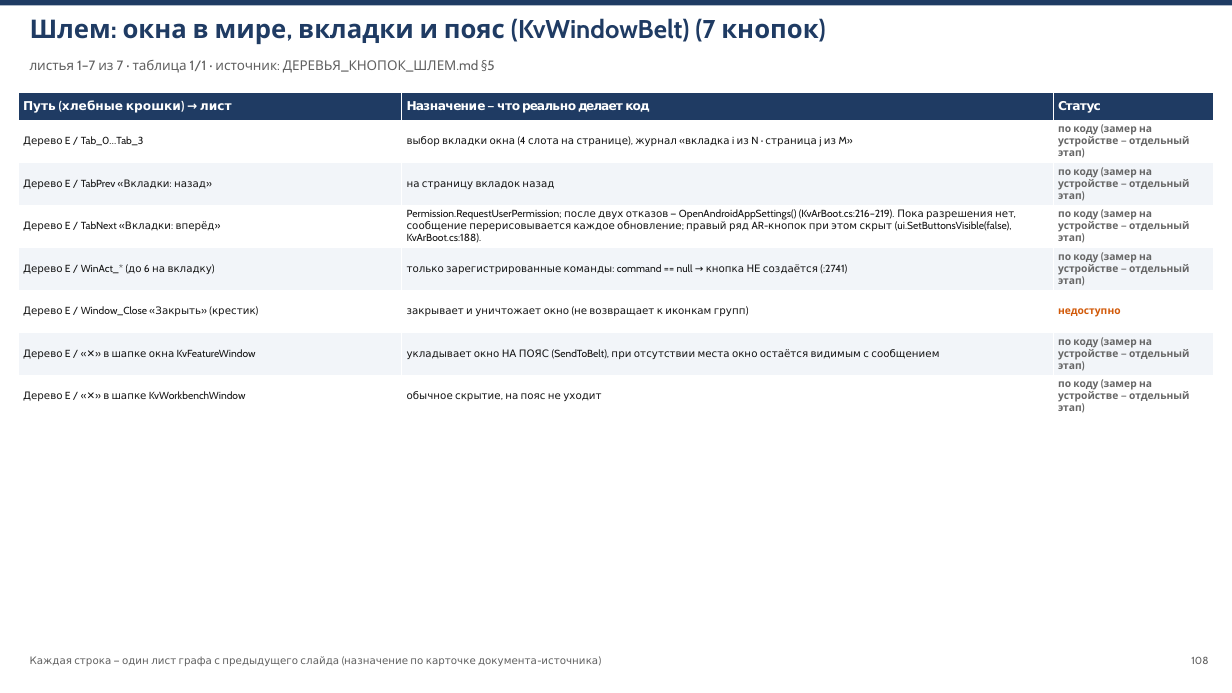
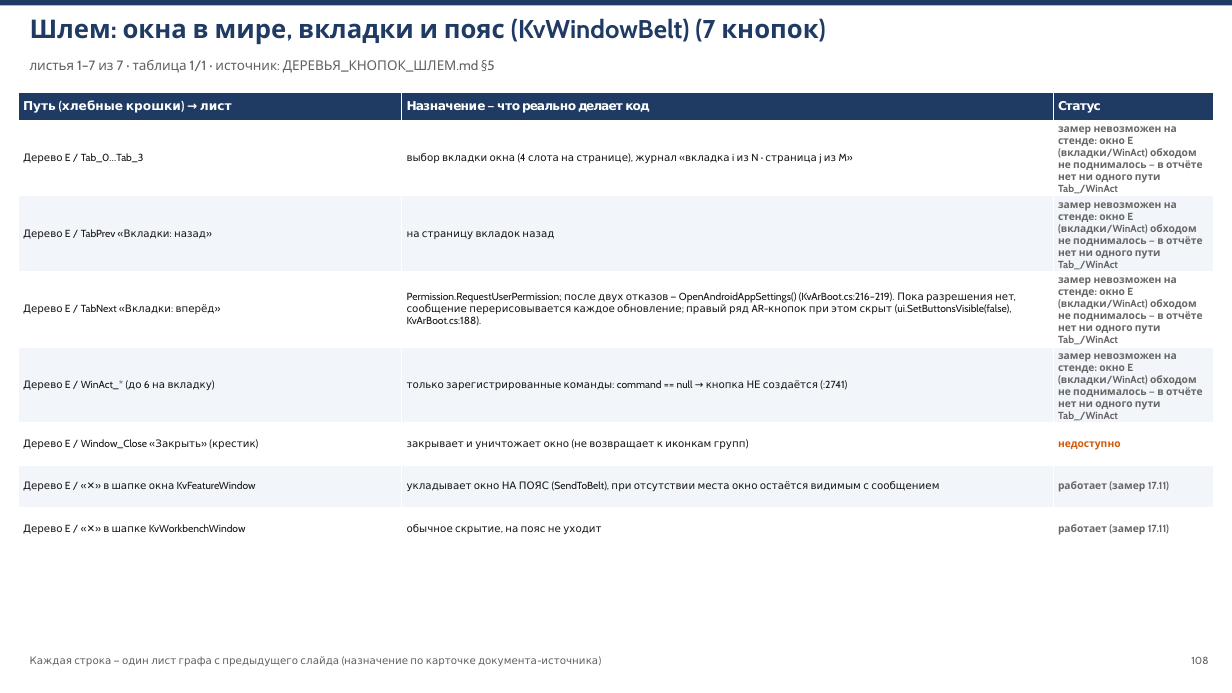
Before and after one commit to V1iktorK/KazistovVv, a slide deck: slide 108 of Docs/КОНСПЕКТ_КНОПОК.pptx. Drawn at 1232x693 pixels with LibreOffice and Linux fonts; fonts in the diff are those of the drawing. Boxes give left, top, right and bottom in pixels: in the first picture for what was removed or moved away, otherwise in the second. Text is boxed around its words. In the diff, an @@ line names an element or a change of style, - is before the commit and + after.

Commit message:
кампания «каждый листочек путеводителя закрыт», волна 4 (документы): 22 листа закрыты (13 замером самопрогона 17.11 — AR 454 элемента/0 провалов, VR+MR 17.11, MR-чистое состояние; 9 тестами), 60 получили честную причину «замер невозможен на стенде» (+1 частично), снято с CSV, осталось 273

```diff
--- a/Docs/КОНСПЕКТ_КНОПОК.pptx
+++ b/Docs/КОНСПЕКТ_КНОПОК.pptx
@@ table at (x1=18, y1=92, x2=1214, y2=539) @@
-row 2, column 3: по коду (замер на устройстве — отдельный этап)
+row 2, column 3: замер невозможен на стенде: окно E (вкладки/WinAct) обходом не поднималось — в отчёте нет ни одного пути Tab_/WinAct
-row 3, column 3: по коду (замер на устройстве — отдельный этап)
+row 3, column 3: замер невозможен на стенде: окно E (вкладки/WinAct) обходом не поднималось — в отчёте нет ни одного пути Tab_/WinAct
-row 4, column 3: по коду (замер на устройстве — отдельный этап)
+row 4, column 3: замер невозможен на стенде: окно E (вкладки/WinAct) обходом не поднималось — в отчёте нет ни одного пути Tab_/WinAct
-row 5, column 3: по коду (замер на устройстве — отдельный этап)
+row 5, column 3: замер невозможен на стенде: окно E (вкладки/WinAct) обходом не поднималось — в отчёте нет ни одного пути Tab_/WinAct
-row 7, column 3: по коду (замер на устройстве — отдельный этап)
+row 7, column 3: работает (замер 17.11)
-row 8, column 3: по коду (замер на устройстве — отдельный этап)
+row 8, column 3: работает (замер 17.11)
```
Also in this commit, not shown: 19 other slides changed, 1 other file.
